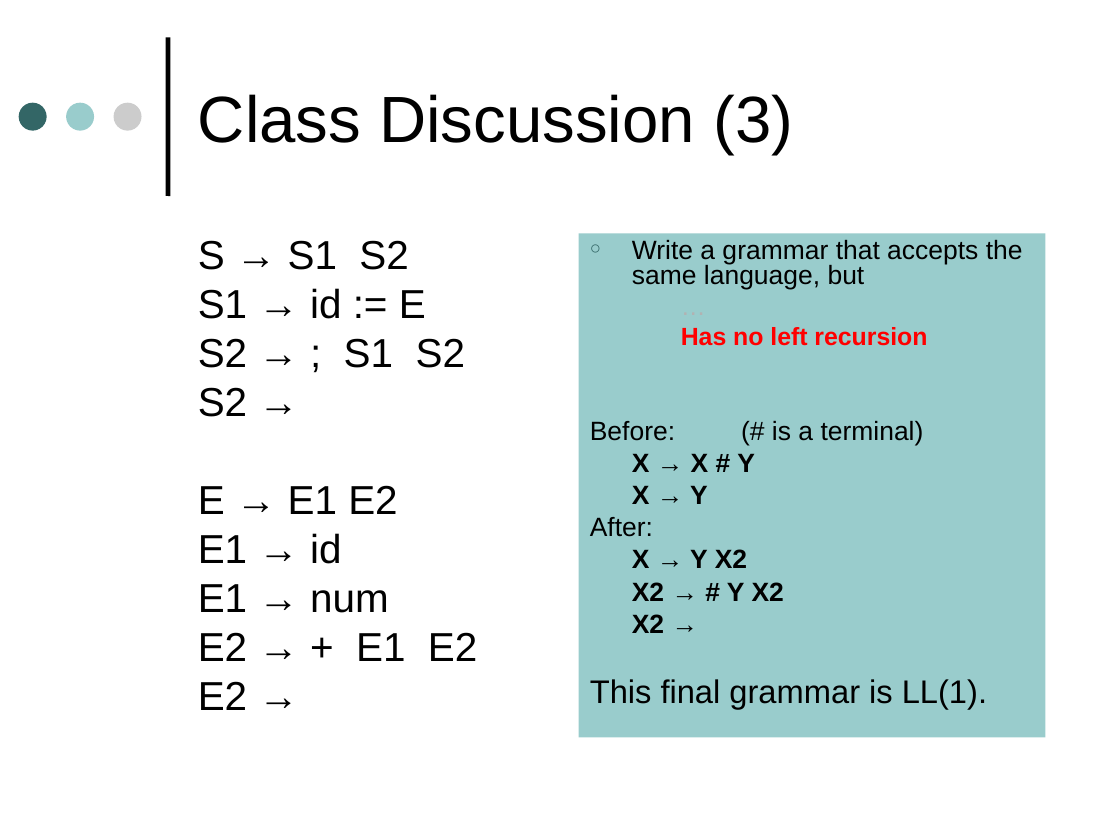
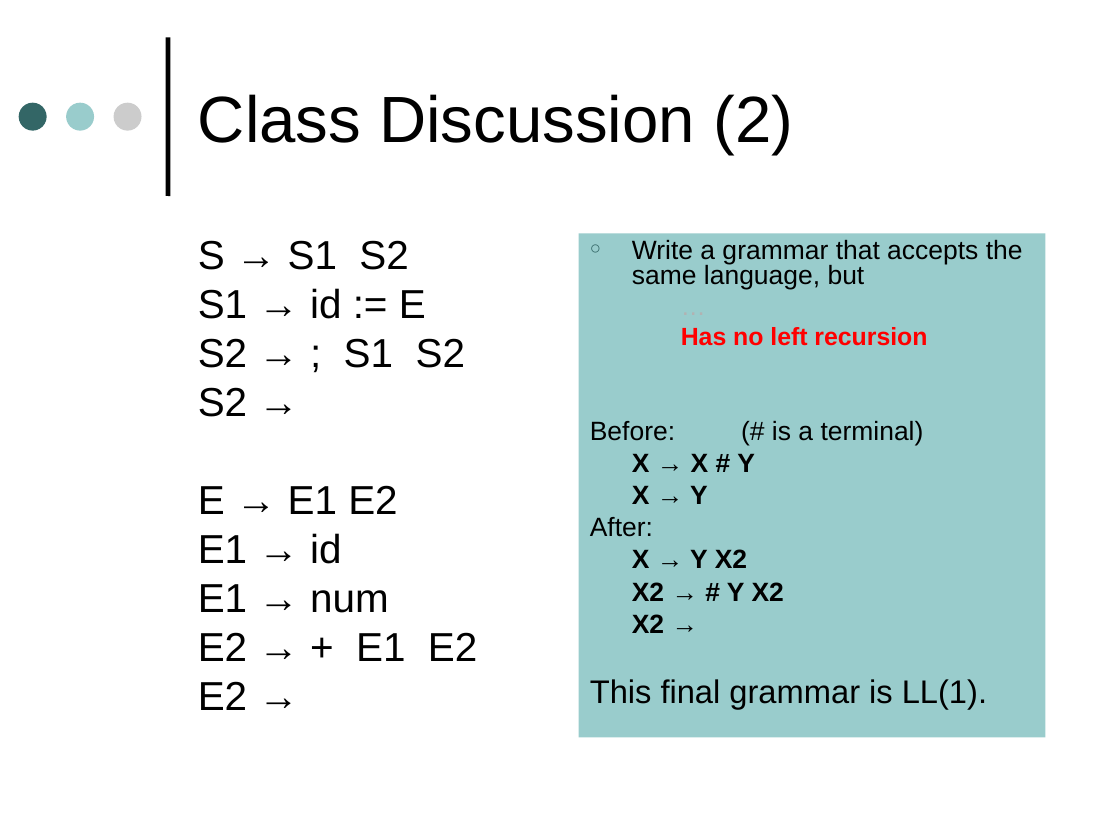
Before and after one commit to harrisonwl/harrisonwl.github.io, a slide deck: slide 47 of assets/courses/compilers/spring2017/slides/PredictiveParsing.ppt. Drawn at 1120x840 pixels with LibreOffice and Linux fonts; fonts in the diff are those of the drawing. Boxes give left, top, right and bottom in pixels: in the first picture for what was removed or moved away, otherwise in the second. Text is boxed around its words. In the diff, an @@ line names an element or a change of style, - is before the commit and + after.

```diff
--- a/assets/courses/compilers/spring2017/slides/PredictiveParsing.ppt
+++ b/assets/courses/compilers/spring2017/slides/PredictiveParsing.ppt
@@ title at (x1=198, y1=94, x2=793, y2=155): text changed @@
-Class Discussion (3)
+Class Discussion (2)
```
Also in this commit, not shown: 4 other slides changed, 8 other files.
